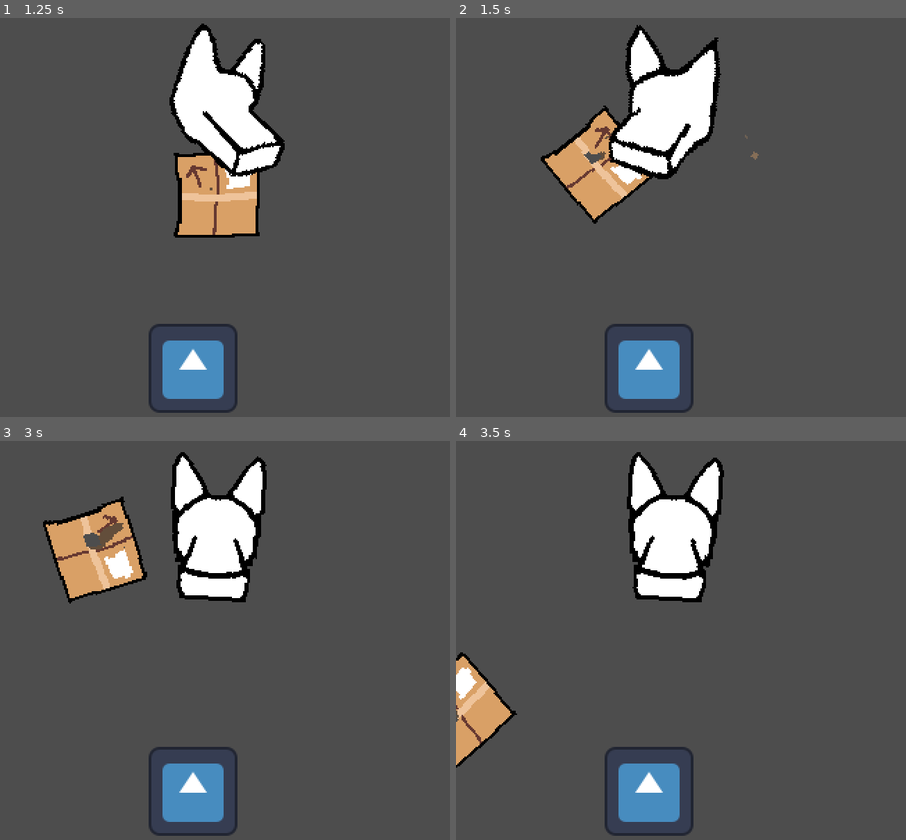
Above: before the commit, frames 1-4 (two rows, left to right).
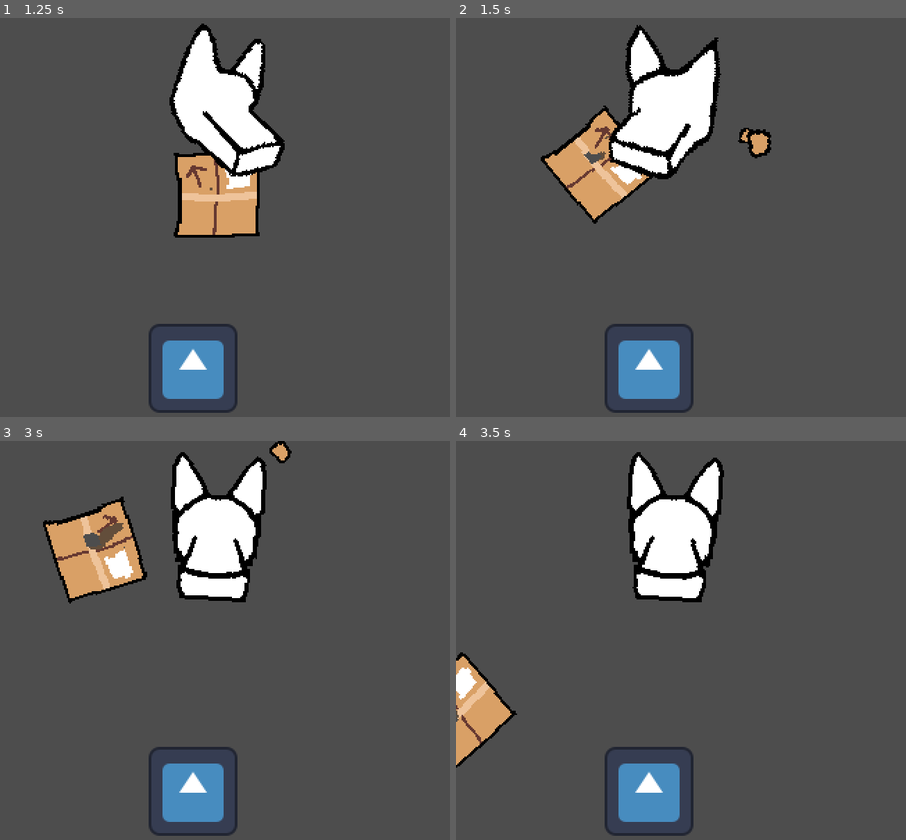
Above: after the commit, the same moments.

Repository: kennethbchen/RGHRGHRGH-Game
Game: Godot game, scene res://scenes/game.tscn
Same seed, same stepped clock (60 frames per second), same inputs: the game is played once before the commit and once after it. The engine's default icon, where the game draws it, is replaced by a stand-in: a white triangle on a blue panel in a dark square.
Inputs (mouse positions are in pixels of both pictures, inside the frame that each line leads up to):
- Up to frame 1 (1.25 s): tap Enter at 0.5 s; move the mouse to (324, 221) at 0.52 s; press the mouse at (324, 221) at 0.53 s
- Up to frame 2 (1.5 s): tap Space at 1.25 s; move the mouse to (591, 265) at 1.27 s; release the mouse at (591, 265) at 1.28 s; click (591, 265) at 1.35 s
- Up to frame 3 (3 s): move the mouse to (270, 568) at 2.02 s; press the mouse at (270, 568) at 2.03 s; tap Enter at 2.75 s; move the mouse to (202, 756) at 2.77 s; release the mouse at (202, 756) at 2.78 s; click (202, 756) at 2.85 s
- Up to frame 4 (3.5 s): no input

Frame 1 is identical in both runs. In frame 2, 0.4% of the frame differs, in the area x 62-71%, y 27-36%; in frame 3, 0.2%; in frame 4, nothing differs.

Commit message:
Created box particle

Diff:
--- a/scenes/game.tscn
+++ b/scenes/game.tscn
@@ -11,6 +11,7 @@
 [ext_resource type="Texture2D" uid="uid://dq8qg5mt0a02y" path="res://sprites/box.png" id="6_nvy1s"]
 [ext_resource type="Script" path="res://scripts/biteable_prop.gd" id="6_qxxue"]
 [ext_resource type="Material" uid="uid://bspfq31lhs2il" path="res://materials/erosion_material.tres" id="9_ucwcv"]
+[ext_resource type="Texture2D" uid="uid://daxtntoxlrtbj" path="res://sprites/box_particle.png" id="9_ytrwf"]
 [ext_resource type="Script" path="res://scripts/node_shake_controller.gd" id="10_004wk"]
 [ext_resource type="Texture2D" uid="uid://dbwc55h75l4r2" path="res://icon.svg" id="11_vqxsg"]
 
@@ -23,11 +24,11 @@
 point_count = 2
 
 [sub_resource type="Curve" id="Curve_g4d38"]
-_data = [Vector2(0, 1), 0.0, 0.0, 0, 0, Vector2(0.559846, 1), 0.0, 0.0, 0, 0, Vector2(1, 0), 0.0, 0.0, 0, 0]
+_data = [Vector2(0, 1), 0.0, 0.0, 0, 0, Vector2(0.861004, 1), 0.0, 0.0, 0, 0, Vector2(1, 0), 0.0, 0.0, 0, 0]
 point_count = 3
 
 [sub_resource type="Gradient" id="Gradient_bxu3o"]
-offsets = PackedFloat32Array(0.4329, 1)
+offsets = PackedFloat32Array(0.640693, 1)
 colors = PackedColorArray(1, 1, 1, 1, 1, 1, 1, 0)
 
 [sub_resource type="RectangleShape2D" id="RectangleShape2D_gvno0"]
@@ -86,24 +87,25 @@
 
 [node name="CPUParticles2D" type="CPUParticles2D" parent="Biteable"]
 emitting = false
-amount = 16
-lifetime = 0.5
+amount = 24
 lifetime_randomness = 0.68
+texture = ExtResource("9_ytrwf")
 emission_shape = 1
 emission_sphere_radius = 16.0
 spread = 20.0
 gravity = Vector2(0, 0)
-initial_velocity_min = 700.0
-initial_velocity_max = 700.0
-angular_velocity_min = -200.0
-angular_velocity_max = 200.0
+initial_velocity_min = 600.0
+initial_velocity_max = 800.0
+angular_velocity_min = -300.0
+angular_velocity_max = 300.0
 damping_min = 23.669
 damping_max = 23.669
 damping_curve = SubResource("Curve_0gxit")
-scale_amount_min = 8.0
-scale_amount_max = 10.0
+angle_min = -180.0
+angle_max = 180.0
+scale_amount_min = 0.75
+scale_amount_max = 1.25
 scale_amount_curve = SubResource("Curve_g4d38")
-color = Color(0.85098, 0.627451, 0.4, 1)
 color_ramp = SubResource("Gradient_bxu3o")
 
 [node name="CollisionShape2D" type="CollisionShape2D" parent="Biteable"]
--- a/scripts/biteable_prop.gd
+++ b/scripts/biteable_prop.gd
@@ -32,6 +32,8 @@
 func _ready() -> void:
 
 	sprite.material.set("shader_parameter/ErosionFactor", 0)
+
+	particles.emitting = false
 
 func _process(delta: float) -> void:
 
Not shown: 1 places in scenes/game.tscn that only renumber resources
Binary file added: sprites/box_particle.png
Not shown, added: sprites/box_particle.png.import
